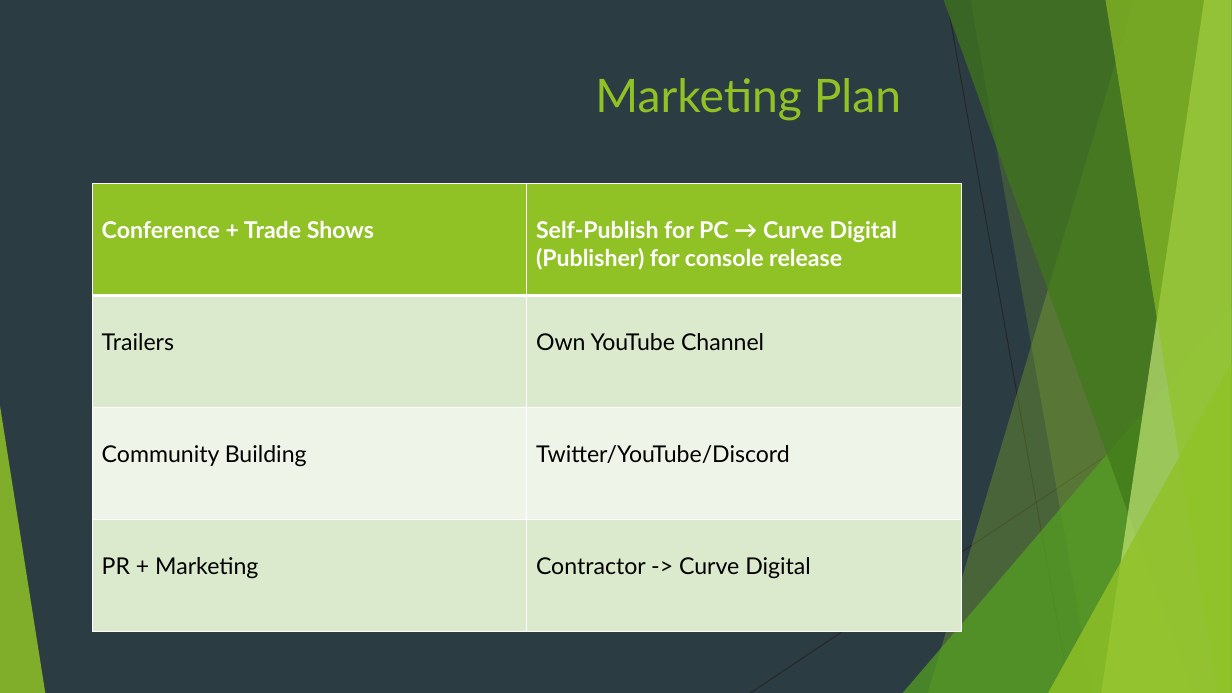
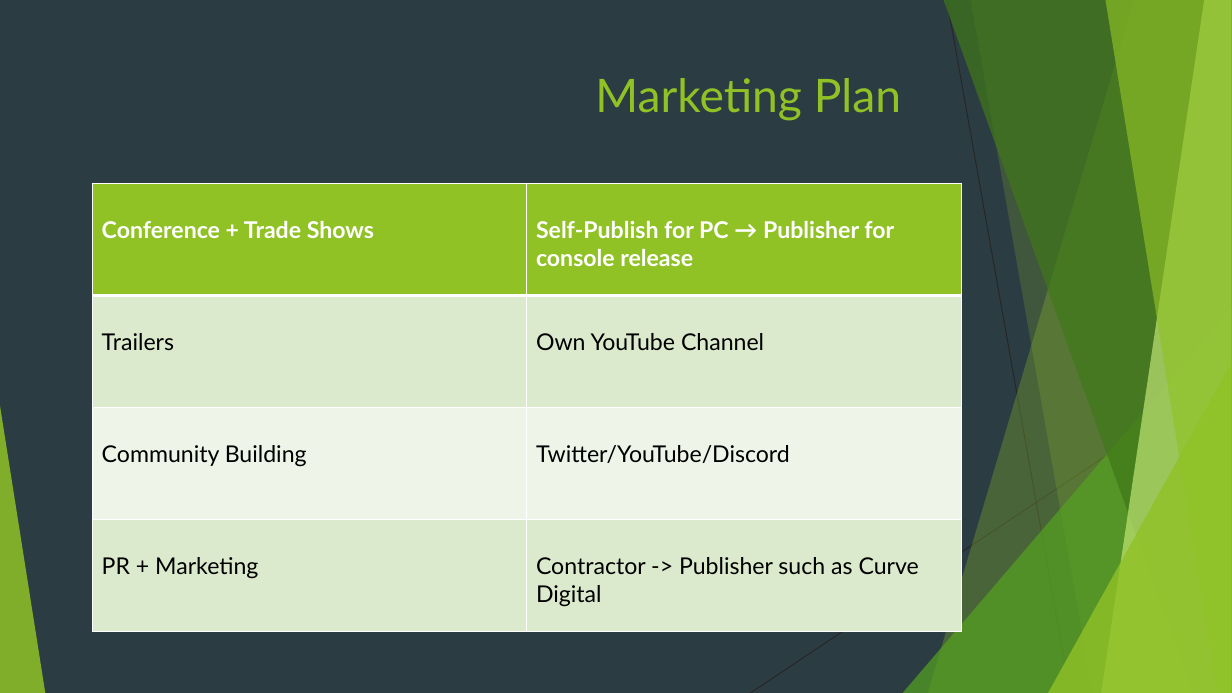
Before and after one commit to Pilokio/Tranzfuser, a slide deck: slide 8 of Virtual Pitch Presentation/Pitch.pptx. Drawn at 1232x693 pixels with LibreOffice and Linux fonts; fonts in the diff are those of the drawing. Boxes give left, top, right and bottom in pixels: in the first picture for what was removed or moved away, otherwise in the second. Text is boxed around its words. In the diff, an @@ line names an element or a change of style, - is before the commit and + after.

Commit message:
Changes

```diff
--- a/Virtual Pitch Presentation/Pitch.pptx
+++ b/Virtual Pitch Presentation/Pitch.pptx
@@ table at bbox=[92, 183, 961, 631] @@
-row 1, column 2: Self-Publish for PC → Curve Digital (Publisher) for console release
+row 1, column 2: Self-Publish for PC → Publisher for console release
-row 4, column 2: Contractor -> Curve Digital
+row 4, column 2: Contractor -> Publisher such as Curve Digital
```
Also in this commit, not shown: 3 other slides changed, 5 slides removed.
